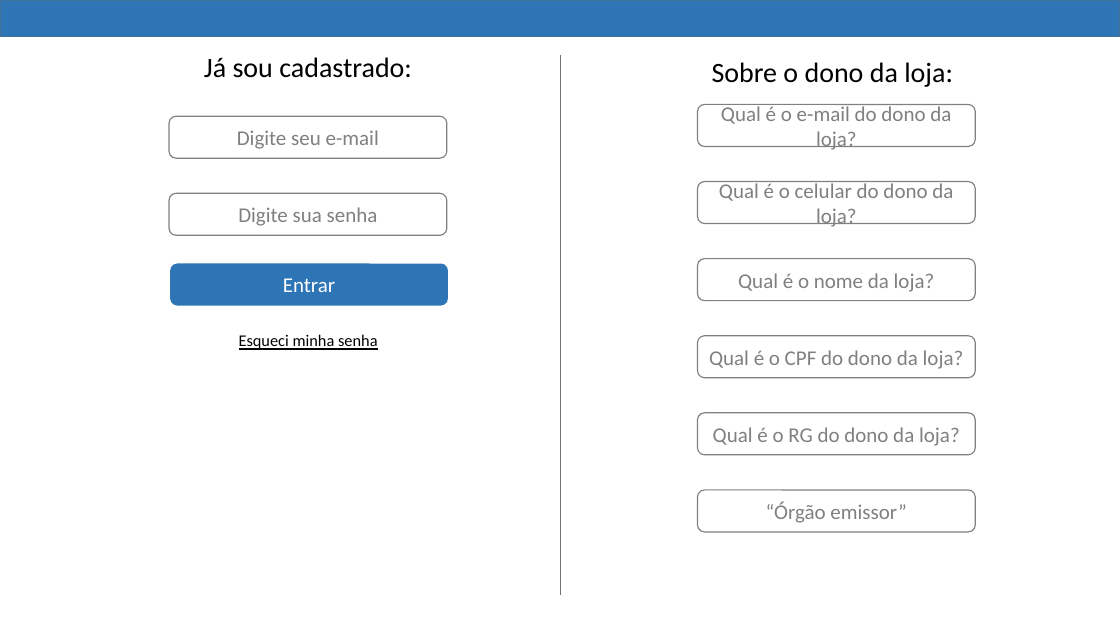
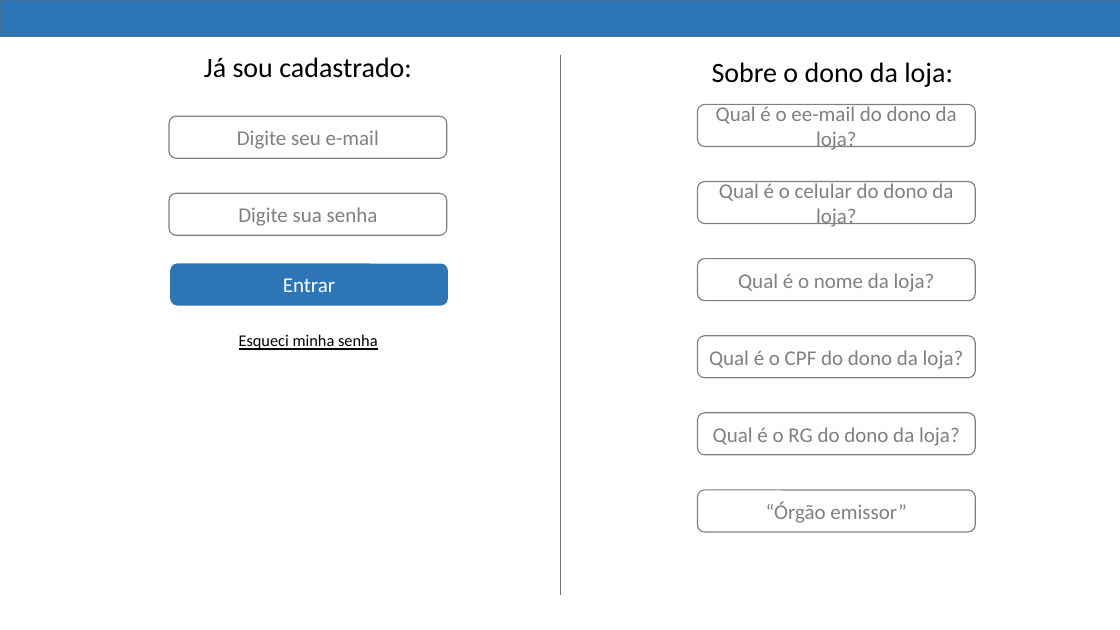
Before and after one commit to DudaElias/ProjetoParaAnimais, a slide deck: slide 7 of Ideias/PP.pptx (slide 3 before the commit). Drawn at 1120x630 pixels with LibreOffice and Linux fonts; fonts in the diff are those of the drawing. Boxes give left, top, right and bottom in pixels: in the first picture for what was removed or moved away, otherwise in the second. Text is boxed around its words. In the diff, an @@ line names an element or a change of style, - is before the commit and + after.

```diff
--- a/Ideias/PP.pptx
+++ b/Ideias/PP.pptx
@@ text in rounded rectangle at bbox=[716, 104, 957, 150]: text changed @@
-Qual é o e-mail do dono da loja?
+Qual é o ee-mail do dono da loja?
```
Also in this commit, not shown: 2 other slides changed, 4 slides added, 6 other files.
